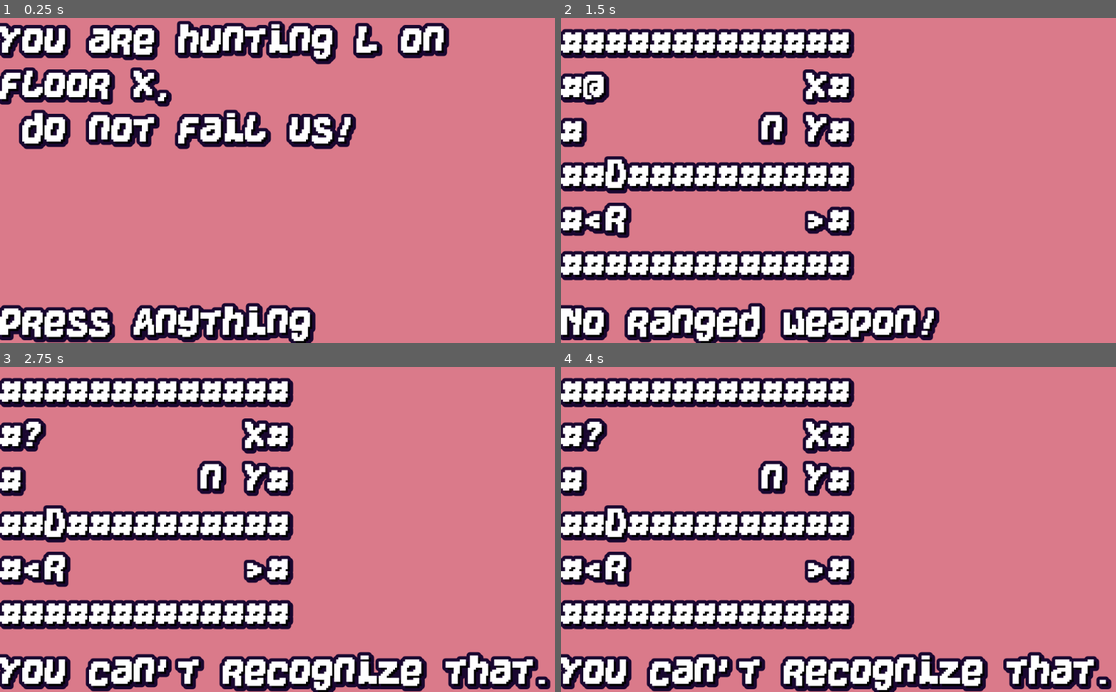
Above: before the commit, frames 1-4 (two rows, left to right).
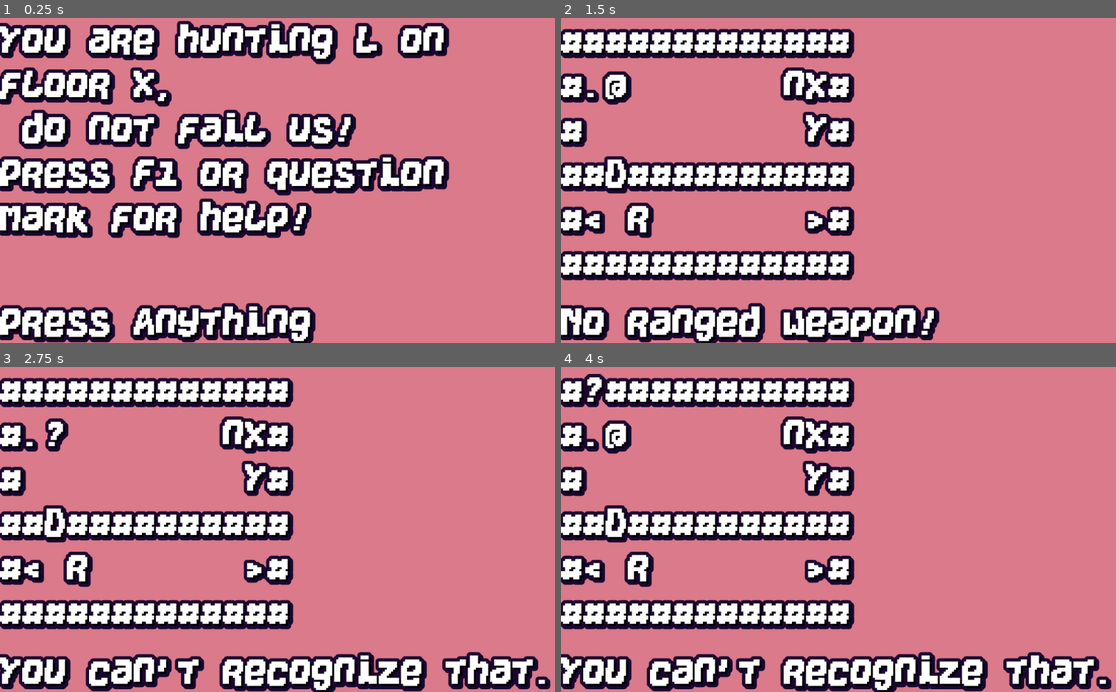
Above: after the commit, the same moments.

Repository: KaizNike/Defeating-User-Built-Dungeon
Game: Godot game, scene res://Main.tscn
Two runs of this game, one before a commit and one after it. Both use one fixed random seed, a clock stepped at 60 frames per second and the inputs below.
Inputs (mouse positions are in pixels of both pictures, inside the frame that each line leads up to):
- Up to frame 1 (0.25 s): no input
- Up to frame 2 (1.5 s): tap Enter at 0.5 s; move the mouse to (960, 164) at 0.52 s; hold Keypad 6 (fire_right) 0.53-1.28 s; hold X (fire) 0.53-1.28 s; tap R (reset) at 1.25 s; move the mouse to (727, 196) at 1.27 s; hold Keypad 2 (fire_down) from 1.28 s (still down); tap X (fire) at 1.35 s
- Up to frame 3 (2.75 s): tap R (reset) at 2 s; move the mouse to (333, 458) at 2.02 s; release Keypad 2 (fire_down) at 2.03 s; hold Keypad 6 (fire_right) from 2.03 s (still down); hold K (look) from 2.03 s (still down); tap X (fire) at 2.3 s
- Up to frame 4 (4 s): tap R (reset) at 2.75, 3.5 s; move the mouse to (810, 594) at 2.77 s; release Keypad 6 (fire_right) at 2.78 s; release K (look) at 2.78 s; hold Keypad 8 (fire_up) 2.78-3.53 s; tap Z (use_scroll) at 2.85 s; tap X (fire) at 3.05, 3.8 s; move the mouse to (1005, 578) at 3.52 s; hold Keypad 4 (fire_left) from 3.53 s (still down); hold V (version_display) from 3.53 s (still down)

The runs differ from the first frame. In frame 1, 12% of the frame differs, in the area x 0-81%, y 41-68%; in frame 2, 2.7%; in frame 3, 2.4%; in frame 4, 2.8%.

Commit message:
Small Fixes
Fixed firing.
More help.

Diff:
--- a/Defeating User Built Dungeon/Main.gd
+++ b/Defeating User Built Dungeon/Main.gd
@@ -134,7 +134,7 @@
 		_actors_init(game_array)
 		scoring = scoringOrig.duplicate(true)
 		save_game(autosaveLoc)
-		levelLabel.text = "You are hunting L on floor X,\n do not fail us!"
+		levelLabel.text = "You are hunting L on floor X,\n do not fail us!" + "\nPress F1 or question mark for help!"
 		statusLabel.text = "Press Anything"
 		waiting = true
 		waitingOn = "Start"
@@ -150,7 +150,7 @@
 			xindex = 0
 			yindex += 1
 		_actors_init(game_array)
-		levelLabel.text = "You returned!\n You still hunt L on floor X.\n  Currently on: " + str(currentRoom+1)
+		levelLabel.text = "You returned!\n You still hunt L on floor X.\n  Currently on: " + str(currentRoom+1) + "\nPress F1 or question mark for help!"
 		statusLabel.text = "Press Anything"
 		waiting = true
 		waitingOn = "Start"
@@ -329,7 +329,9 @@
 		_status_bar_update()
 		escaping = false
 	elif firing and event.is_pressed():
-		if _handle_move_input(event):
+		var fireDir = Vector2(event.get_action_strength("fire_right") - event.get_action_strength("fire_left"), event.get_action_strength("fire_down") - event.get_action_strength("fire_up"))
+		print(fireDir)
+		if not fireDir and _handle_move_input(event):
 			firing = false
 			statusLabel.text = "Firing cancelled."
 			notiTimer.start()
--- a/Defeating User Built Dungeon/project.godot
+++ b/Defeating User Built Dungeon/project.godot
@@ -24,29 +24,34 @@
 "deadzone": 0.5,
 "events": [ Object(InputEventKey,"resource_local_to_scene":false,"resource_name":"","device":0,"alt":false,"shift":false,"control":false,"meta":false,"command":false,"pressed":false,"scancode":16777232,"physical_scancode":0,"unicode":0,"echo":false,"script":null)
 , Object(InputEventKey,"resource_local_to_scene":false,"resource_name":"","device":0,"alt":false,"shift":false,"control":false,"meta":false,"command":false,"pressed":false,"scancode":87,"physical_scancode":0,"unicode":0,"echo":false,"script":null)
+, Object(InputEventKey,"resource_local_to_scene":false,"resource_name":"","device":0,"alt":false,"shift":false,"control":false,"meta":false,"command":false,"pressed":false,"scancode":0,"physical_scancode":16777358,"unicode":0,"echo":false,"script":null)
  ]
 }
 move_down={
 "deadzone": 0.5,
 "events": [ Object(InputEventKey,"resource_local_to_scene":false,"resource_name":"","device":0,"alt":false,"shift":false,"control":false,"meta":false,"command":false,"pressed":false,"scancode":16777234,"physical_scancode":0,"unicode":0,"echo":false,"script":null)
 , Object(InputEventKey,"resource_local_to_scene":false,"resource_name":"","device":0,"alt":false,"shift":false,"control":false,"meta":false,"command":false,"pressed":false,"scancode":83,"physical_scancode":0,"unicode":0,"echo":false,"script":null)
+, Object(InputEventKey,"resource_local_to_scene":false,"resource_name":"","device":0,"alt":false,"shift":false,"control":false,"meta":false,"command":false,"pressed":false,"scancode":0,"physical_scancode":16777352,"unicode":0,"echo":false,"script":null)
  ]
 }
 move_left={
 "deadzone": 0.5,
 "events": [ Object(InputEventKey,"resource_local_to_scene":false,"resource_name":"","device":0,"alt":false,"shift":false,"control":false,"meta":false,"command":false,"pressed":false,"scancode":16777231,"physical_scancode":0,"unicode":0,"echo":false,"script":null)
 , Object(InputEventKey,"resource_local_to_scene":false,"resource_name":"","device":0,"alt":false,"shift":false,"control":false,"meta":false,"command":false,"pressed":false,"scancode":65,"physical_scancode":0,"unicode":0,"echo":false,"script":null)
+, Object(InputEventKey,"resource_local_to_scene":false,"resource_name":"","device":0,"alt":false,"shift":false,"control":false,"meta":false,"command":false,"pressed":false,"scancode":0,"physical_scancode":16777354,"unicode":0,"echo":false,"script":null)
  ]
 }
 move_right={
 "deadzone": 0.5,
 "events": [ Object(InputEventKey,"resource_local_to_scene":false,"resource_name":"","device":0,"alt":false,"shift":false,"control":false,"meta":false,"command":false,"pressed":false,"scancode":16777233,"physical_scancode":0,"unicode":0,"echo":false,"script":null)
 , Object(InputEventKey,"resource_local_to_scene":false,"resource_name":"","device":0,"alt":false,"shift":false,"control":false,"meta":false,"command":false,"pressed":false,"scancode":68,"physical_scancode":0,"unicode":0,"echo":false,"script":null)
+, Object(InputEventKey,"resource_local_to_scene":false,"resource_name":"","device":0,"alt":false,"shift":false,"control":false,"meta":false,"command":false,"pressed":false,"scancode":0,"physical_scancode":16777356,"unicode":0,"echo":false,"script":null)
  ]
 }
 wait={
 "deadzone": 0.5,
 "events": [ Object(InputEventKey,"resource_local_to_scene":false,"resource_name":"","device":0,"alt":false,"shift":false,"control":false,"meta":false,"command":false,"pressed":false,"scancode":46,"physical_scancode":0,"unicode":0,"echo":false,"script":null)
+, Object(InputEventKey,"resource_local_to_scene":false,"resource_name":"","device":0,"alt":false,"shift":false,"control":false,"meta":false,"command":false,"pressed":false,"scancode":0,"physical_scancode":16777348,"unicode":0,"echo":false,"script":null)
  ]
 }
 version_display={
